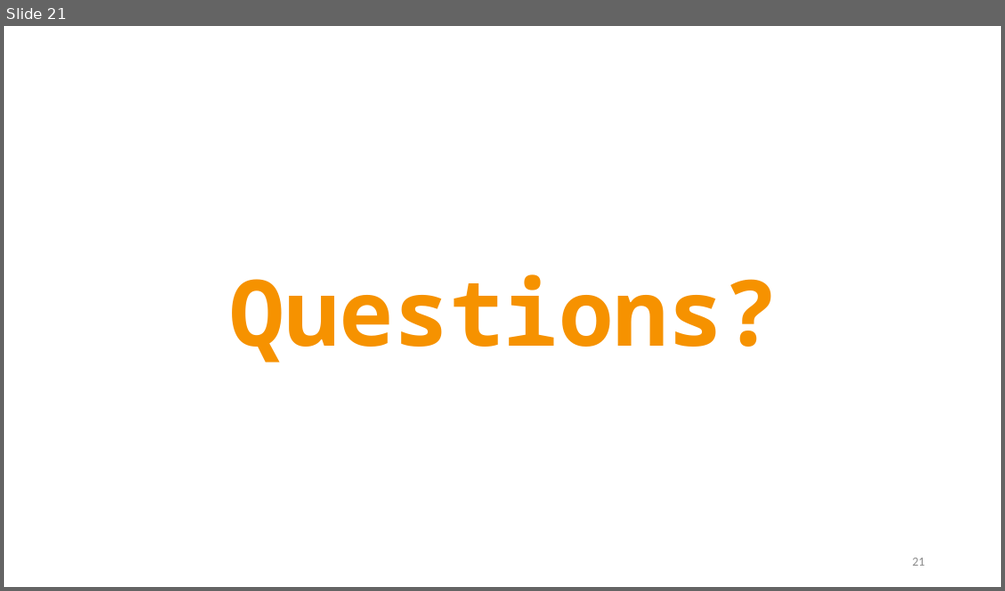
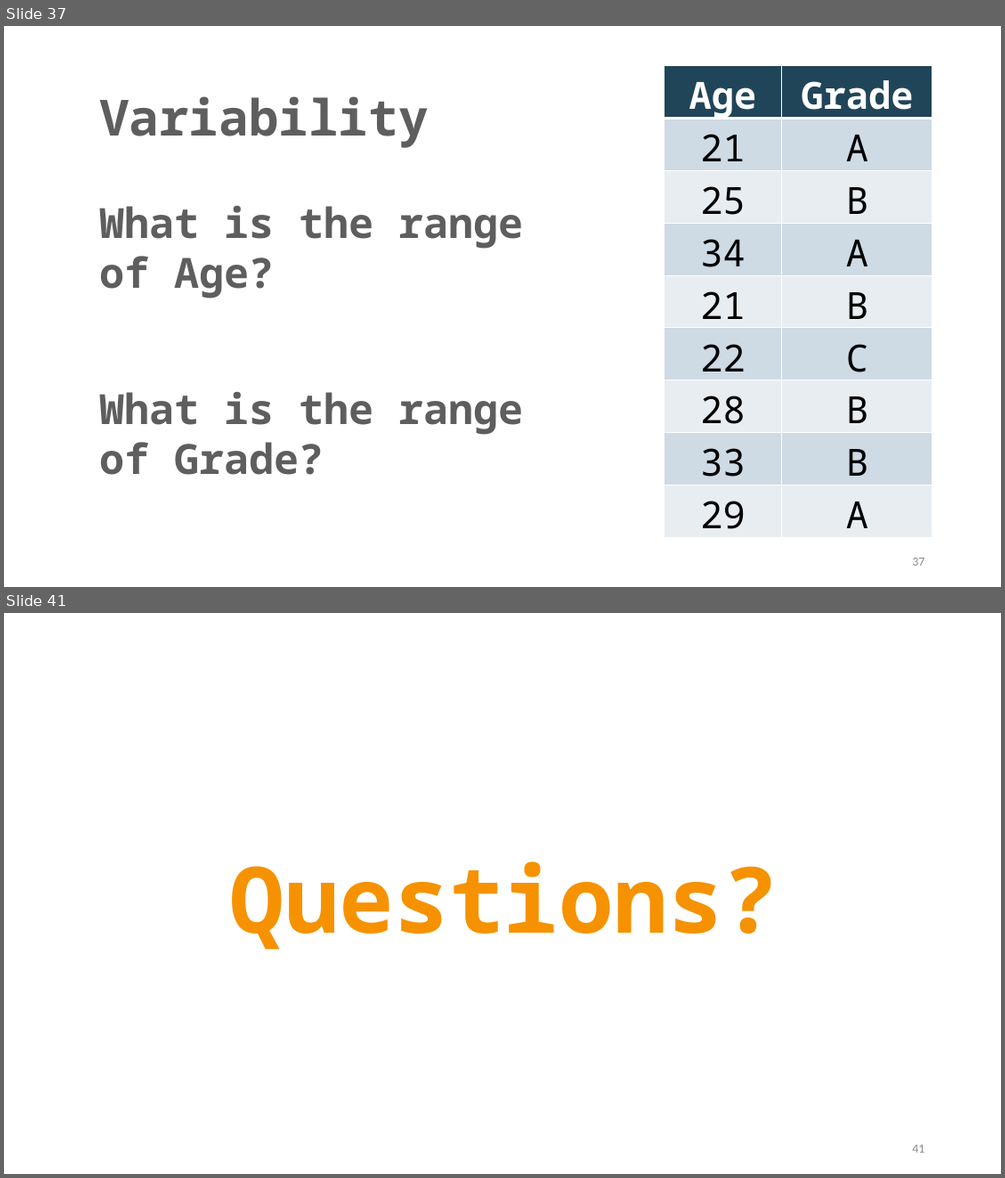
Before and after one commit to TysonStanley/EDU-6050, a slide deck: Slides/03_EDUC_6050_2018.pptx. Shown one above the other, each under a label of ours: slide 21 before the commit, slides 37 and 41 after it; the slides between them are not shown. The pictures are 1005x591 and 1005x1178 pixels, drawn with LibreOffice and Linux fonts; fonts in the diff are those of the drawing. Boxes give left, top, right and bottom in pixels: in the first picture for what was removed or moved away, otherwise in the second. Text is boxed around its words. In the diff, an @@ line names an element or a change of style, - is before the commit and + after.

```diff
--- a/Slides/03_EDUC_6050_2018.pptx
+++ b/Slides/03_EDUC_6050_2018.pptx
@@ slide 37 added at (4, 26, 1001, 587), background #FFFFFF @@
@@ table added at (663, 66, 932, 537), 9 rows, 2 columns @@
+Age | Grade
+21 | A
+25 | B
+34 | A
+21 | B
+22 | C
+28 | B
+33 | B
+29 | A
@@ text added at (99, 96, 429, 148), 48 pt, text #5E5E5E, bold @@
+Variability
@@ text added at (99, 206, 523, 298), 40 pt, text #5E5E5E, bold @@
+What is the range of Age?
@@ text added at (99, 392, 523, 475), 40 pt, text #5E5E5E, bold @@
+What is the range of Grade?
@@ page number added at (912, 557, 924, 565), 12 pt, text #8C8C8C @@
+37
@@ what was slide 21 is now slide 41 @@
@@ page number at (912, 1144, 924, 1152): text changed @@
-21
+41
```
Also in this commit, not shown: 1 slide changed, 21 other slides added, 2 slides removed, 9 other files.
